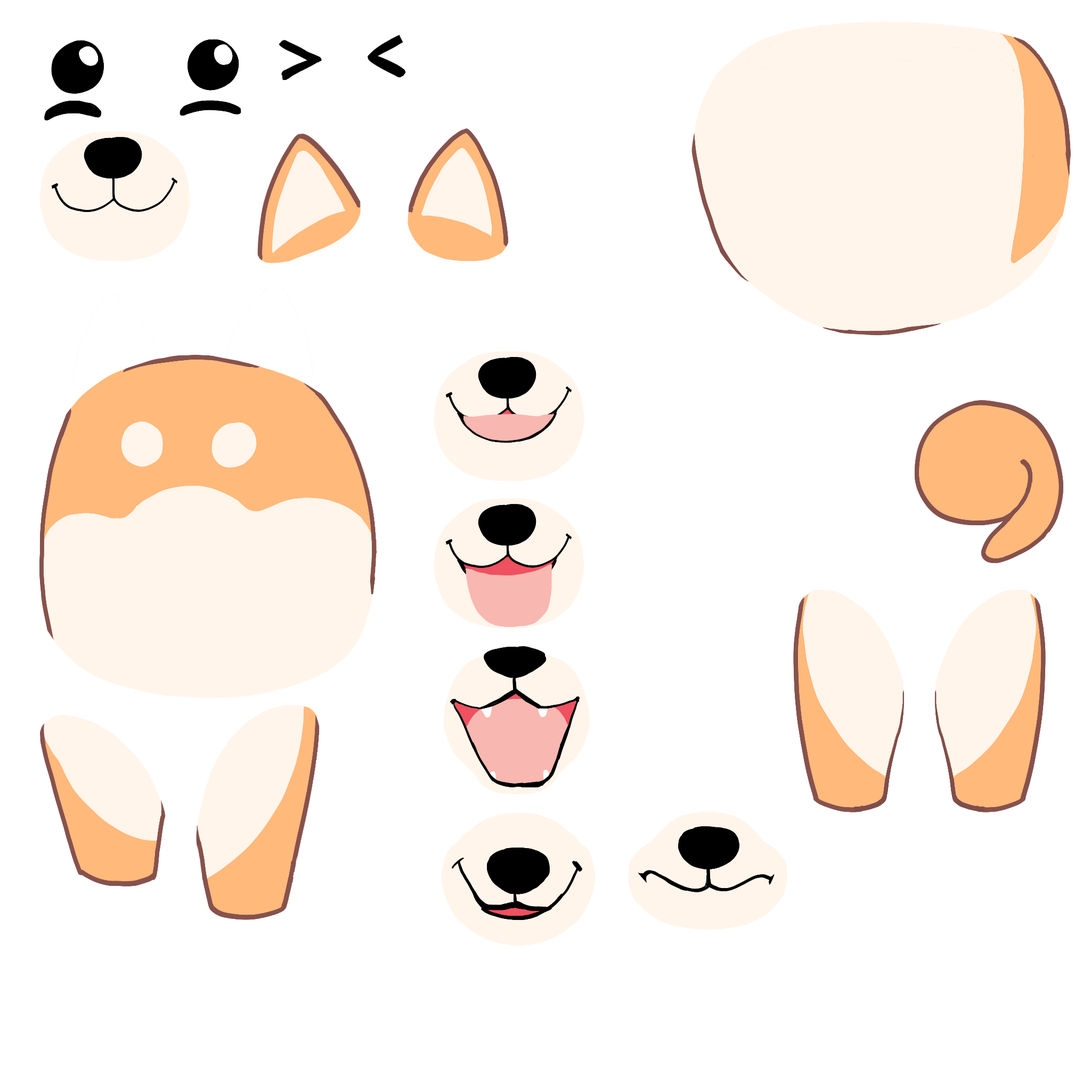
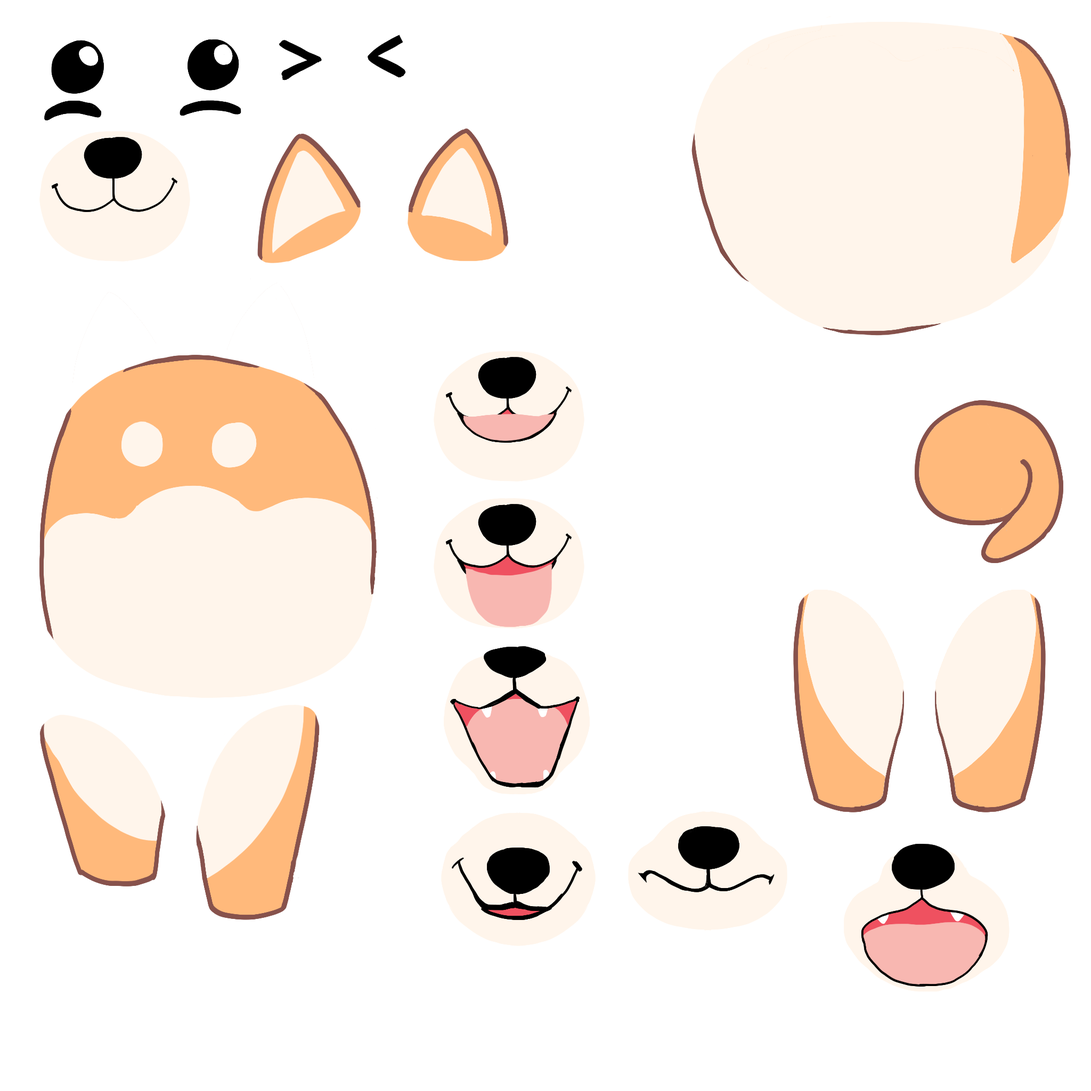
Before/after of a 1091px x 1091px layered artwork. What changed in the layer stack:
added layer "Layer 11" in group "d" over [844, 843, 1010, 993]
